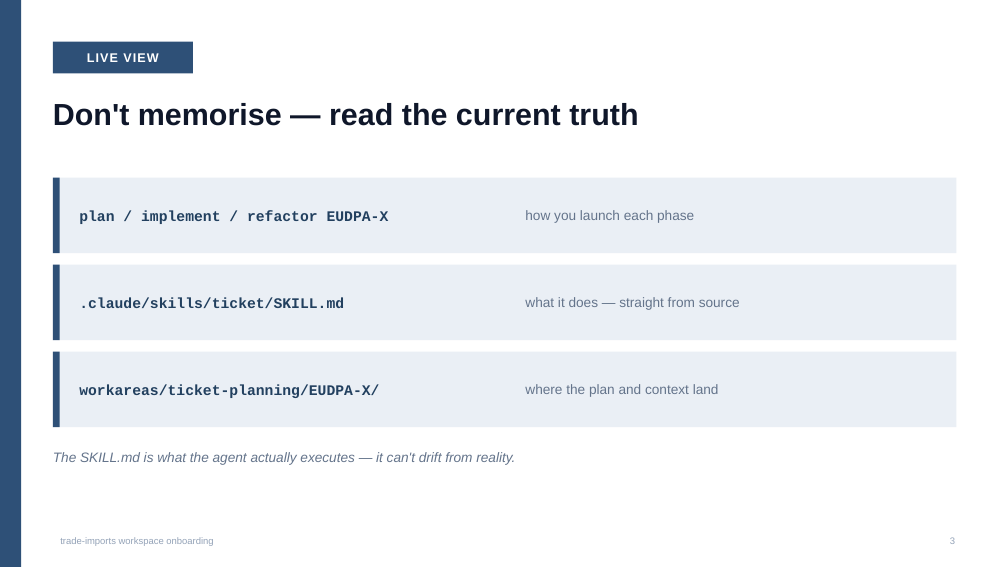
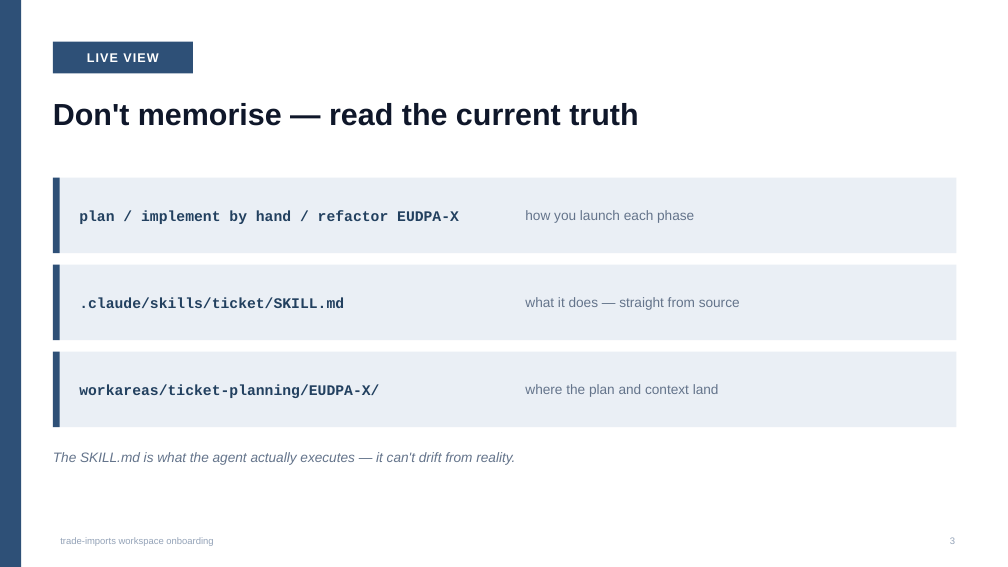
Before and after one commit to DEFRA/trade-imports-workspace, a slide deck: slide 3 of docs/onboarding/02-ticket.pptx. Drawn at 1008x567 pixels with LibreOffice and Linux fonts; fonts in the diff are those of the drawing. Boxes give left, top, right and bottom in pixels: in the first picture for what was removed or moved away, otherwise in the second. Text is boxed around its words. In the diff, an @@ line names an element or a change of style, - is before the commit and + after.

```diff
--- a/docs/onboarding/02-ticket.pptx
+++ b/docs/onboarding/02-ticket.pptx
@@ text at <box>79,210,459,224</box>: text changed @@
-plan / implement / refactor EUDPA-X
+plan / implement by hand / refactor EUDPA-X
```
Also in this commit, not shown: 2 other slides changed, 5 other files.
